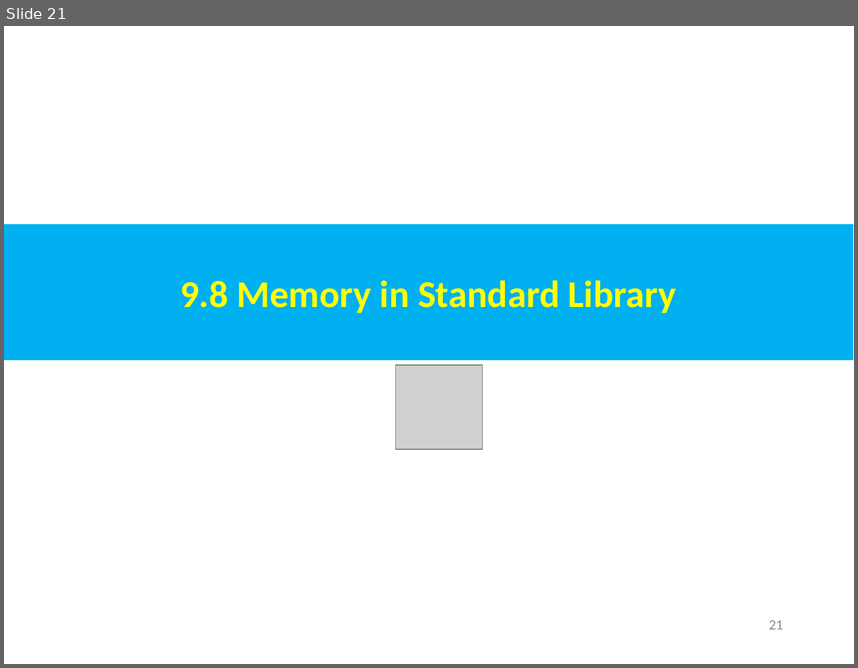
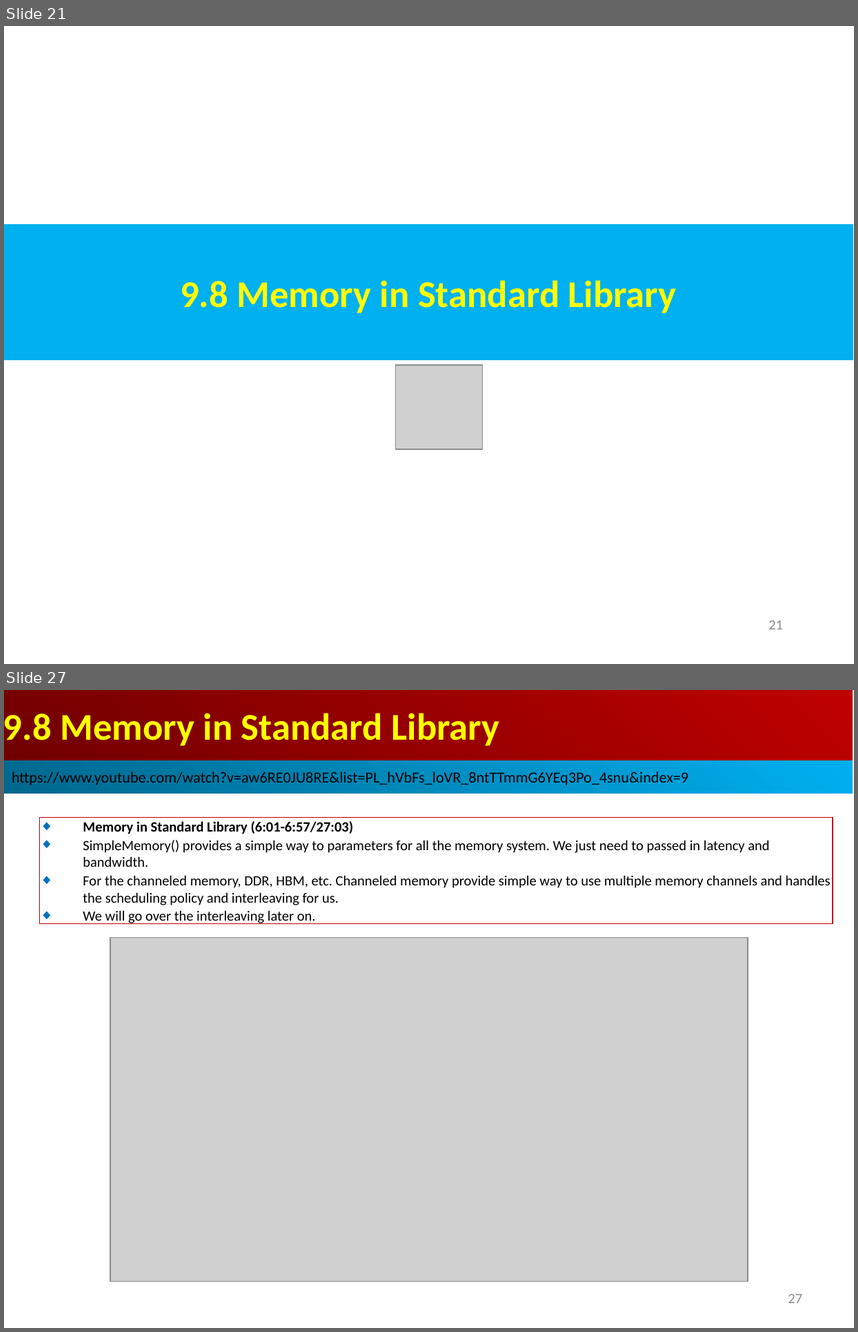
Before and after one commit to peterhchen/AIU_CS850_Gem5_McPAT, a slide deck: 050_Gem5/009.MemMod/000_Video/009.MemMod.ppt. Shown one above the other, each under a label of ours: slide 21 before the commit, slides 21 and 27 after it; the slides between them are not shown. The pictures are 858x668 and 858x1332 pixels, drawn with LibreOffice and Linux fonts; fonts in the diff are those of the drawing; grey boxes stand for pictures. Boxes give left, top, right and bottom in pixels: in the first picture for what was removed or moved away, otherwise in the second. Text is boxed around its words. In the diff, an @@ line names an element or a change of style, - is before the commit and + after.

```diff
--- a/050_Gem5/009.MemMod/000_Video/009.MemMod.ppt
+++ b/050_Gem5/009.MemMod/000_Video/009.MemMod.ppt
@@ slide 27 added at (4,690,854,1328), background #FFFFFF @@
@@ rectangle added at (4,690,853,760), fill gradient #BF0000 to #710000, 32 pt, text #FFFF00, bold @@
+9.8 Memory in Standard Library
@@ rectangle added at (4,760,853,793), fill gradient #00AFEF to #00688E, 13 pt, text #000000 @@
+https://www.youtube.com/watch?v=aw6RE0JU8RE&list=PL_hVbFs_loVR_8ntTTmmG6YEq3Po_4snu&index=9
@@ rectangle added at (40,818,833,924), outline #C00000 0.74 pt, 12 pt, text #000000 @@
+◆ Memory in Standard Library (6:01-6:57/27:03)
+◆ SimpleMemory() provides a simple way to parameters for all the memory system. We just need to passed in latency and bandwidth.
+◆ For the channeled memory, DDR, HBM, etc. Channeled memory provide simple way to use multiple memory channels and handles the scheduling policy and interleaving for us.
+◆ We will go over the interleaving later on.
@@ picture added at (110,938,748,1281) @@
@@ page number added at (788,1294,802,1303), 12 pt, text #8B8B8B @@
+27
```
Also in this commit, not shown: 1 slide changed, 6 other slides added.
